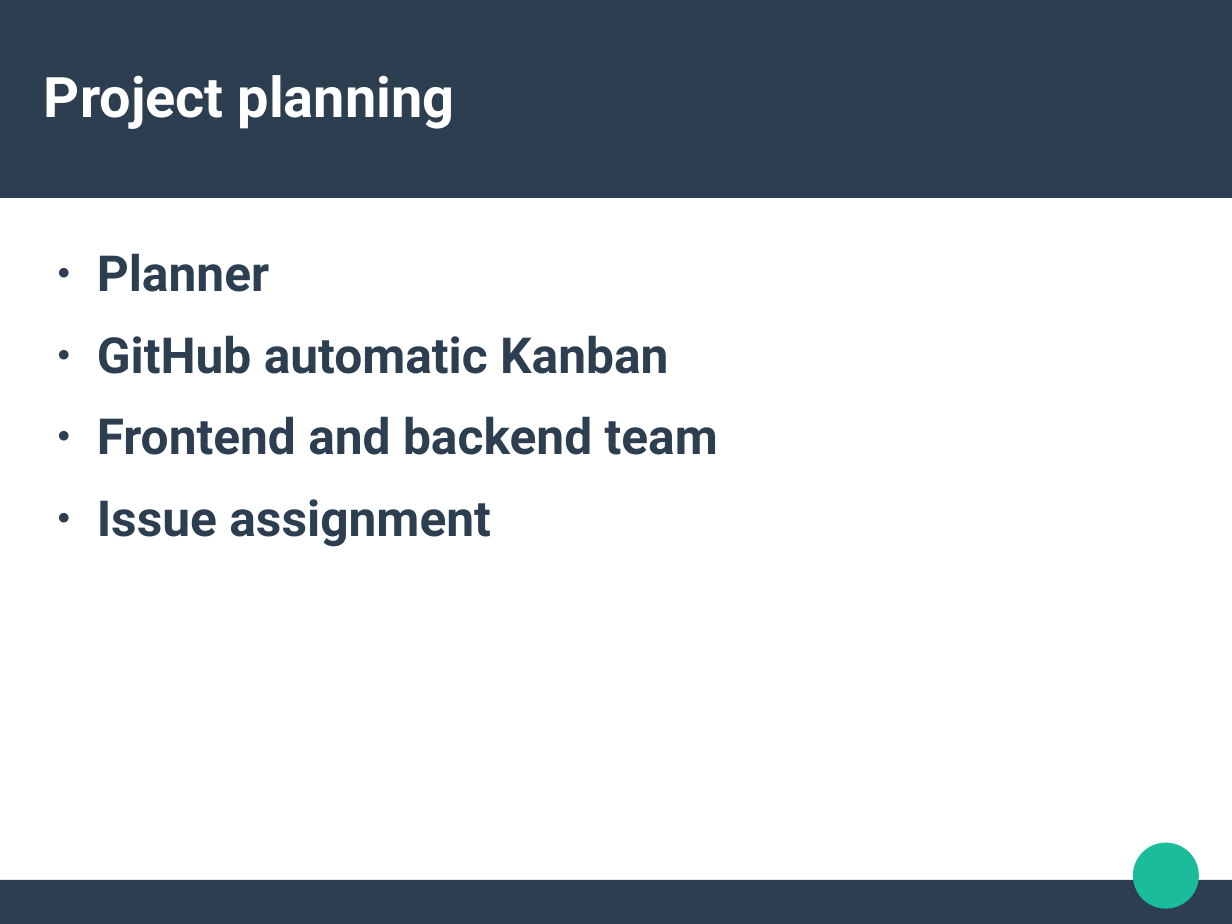
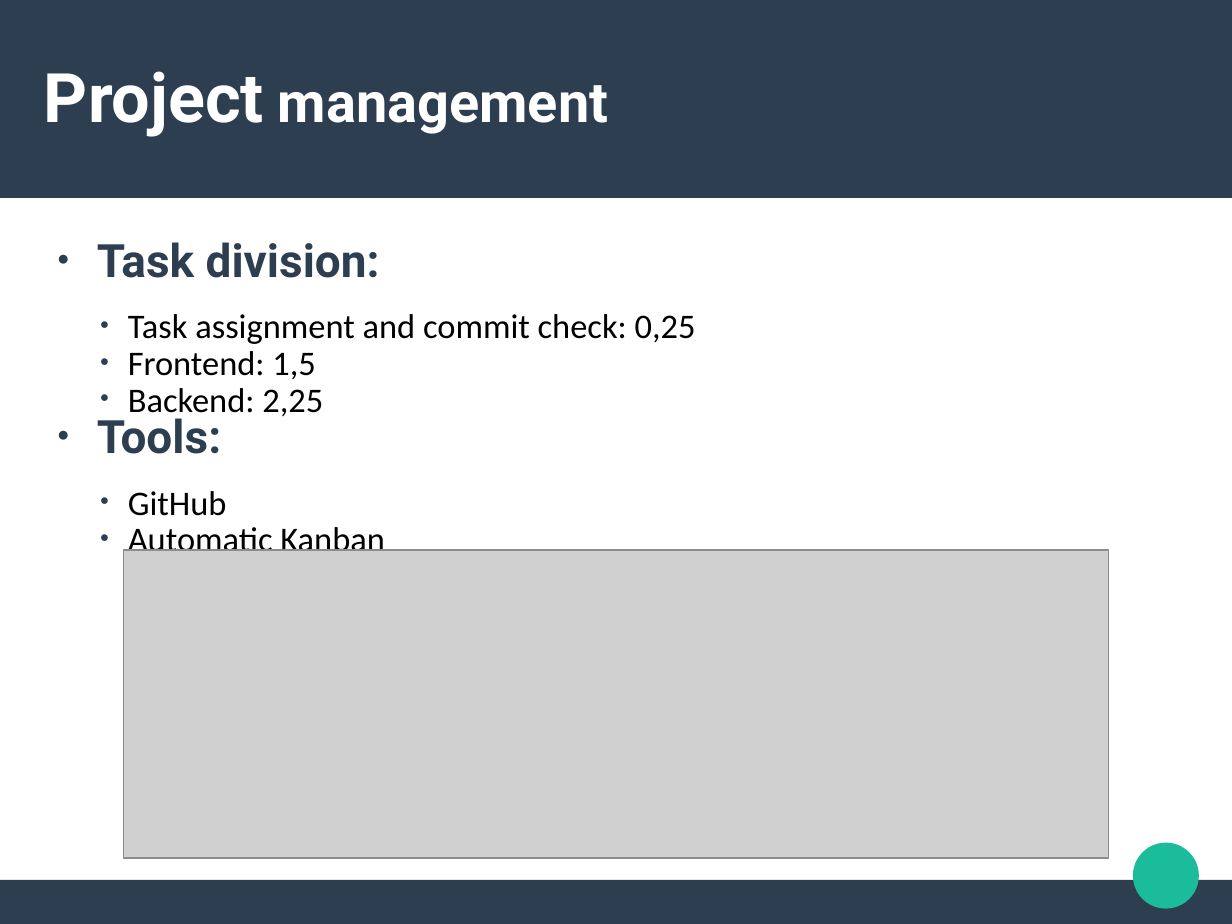
Before and after one commit to Eliiona/Java_BC, a slide deck: slide 3 of Prezentacijaa.odp. Drawn at 1232x924 pixels with LibreOffice and Linux fonts; fonts in the diff are those of the drawing; grey boxes stand for pictures. Boxes give left, top, right and bottom in pixels: in the first picture for what was removed or moved away, otherwise in the second. Text is boxed around its words. In the diff, an @@ line names an element or a change of style, - is before the commit and + after.

Commit message:
presentation update

```diff
--- a/Prezentacijaa.odp
+++ b/Prezentacijaa.odp
@@ title at (44, 71, 608, 137): text changed @@
-Project planning
+Project management
@@ text removed at (97, 253, 718, 547) @@
-● Planner
-● GitHub automatic Kanban
-● Frontend and backend team
-● Issue assignment
@@ text added at (97, 242, 696, 551), 22.2 pt, text #000000 @@
+● Task division:
+  ● Task assignment and commit check: 0,25
+  ● Frontend: 1,5
+  ● Backend: 2,25
+● Tools:
+  ● GitHub
+  ● Automatic Kanban
@@ picture added at (123, 550, 1109, 859) @@
```
Also in this commit, not shown: 4 other slides changed, 1 slide added, 1 slide removed.
